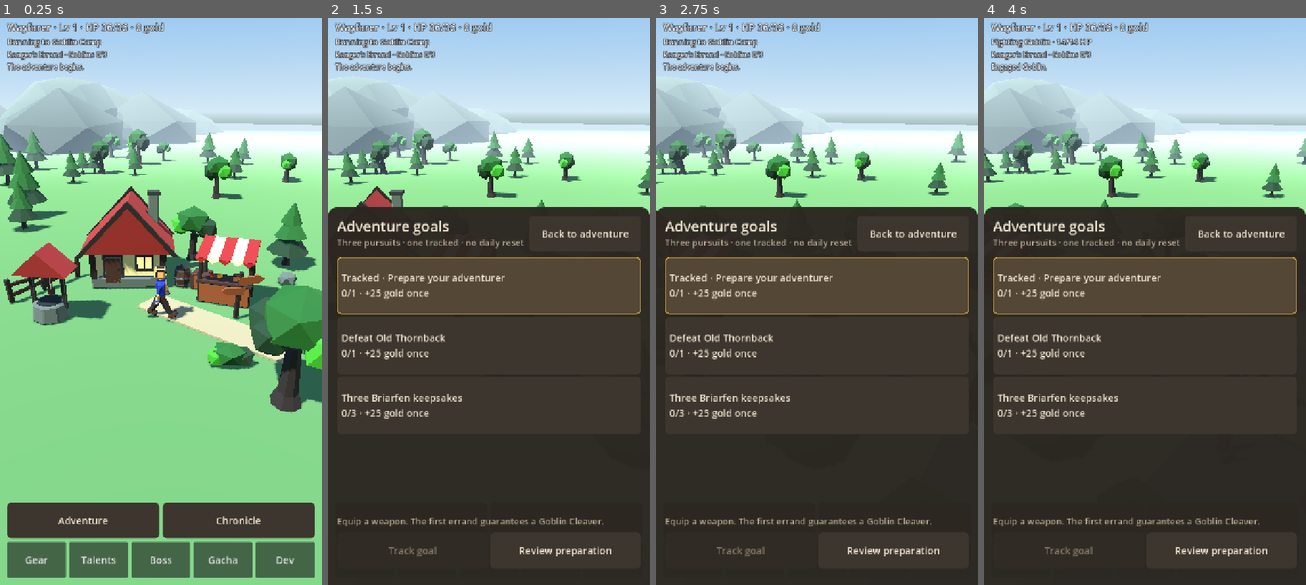
Above: before the commit, frames 1-4 (left to right).
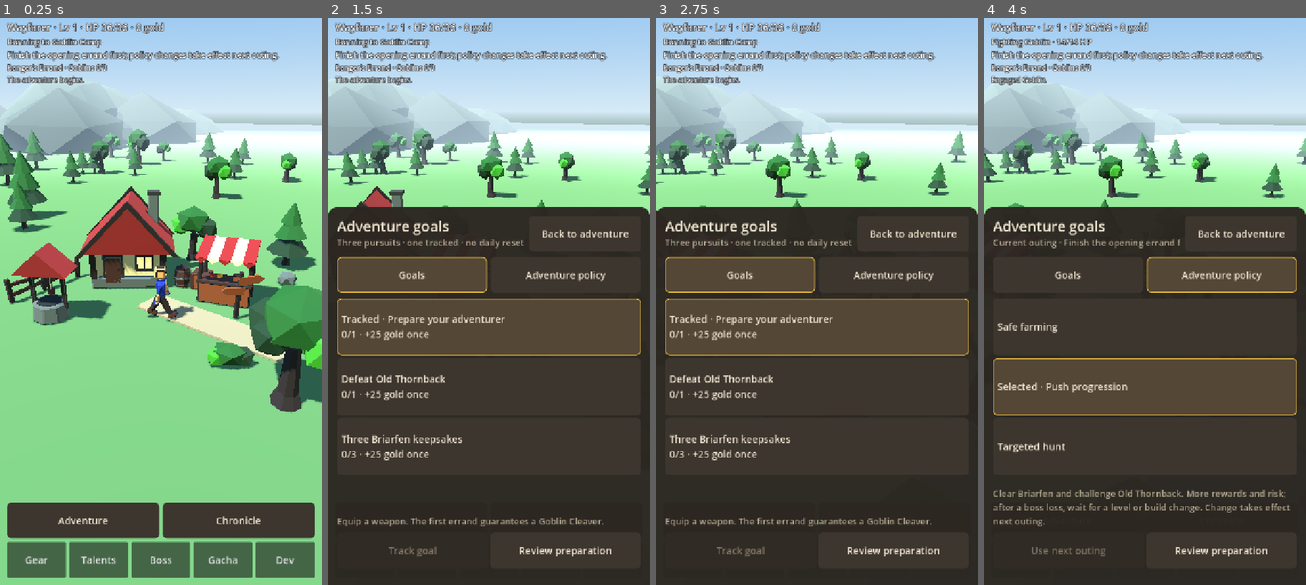
Above: after the commit, the same moments.

Repository: gabebartolo-spec/Idlerpg
Game: Godot game, scene res://main.tscn
Two runs of this game, one before a commit and one after it. Both use one fixed random seed, a clock stepped at 60 frames per second and the inputs below.
Inputs (mouse positions are in pixels of both pictures, inside the frame that each line leads up to):
- Up to frame 1 (0.25 s): no input
- Up to frame 2 (1.5 s): click "Adventure" at 0.5 s; click (411, 273) at 1.25 s, where only the run after the commit has a clickable "Goals"
- Up to frame 3 (2.75 s): click "Adventure" at 2 s
- Up to frame 4 (4 s): click (1222, 273) at 2.75 s, where only the run after the commit has a clickable "Adventure policy"; click (1222, 273) at 3.5 s, where only the run after the commit has a clickable "Adventure policy"

The runs differ from the first frame. In frame 1, 1.6% of the frame differs, in the area x 2-87%, y 5-12%; in frame 2, 6.9%; in frame 3, 6.9%; in frame 4, 8.1%, in the area x 2-98%, y 5-95%.

Commit message:
feat: choose autonomous farming progression and hunt policies

Diff:
--- /dev/null
+++ b/src/data/adventure_policy.gd
@@ -0,0 +1,21 @@
+extends RefCounted
+const DEFAULT := "push"
+const POLICIES := {
+	"safe": {"name": "Safe farming", "description": "Repeat Greenway goblins and wolves. Return after a fight below 40% health; skip Briarfen rewards and bosses.", "threshold": 0.4},
+	"push": {"name": "Push progression", "description": "Clear Briarfen and challenge Old Thornback. More rewards and risk; after a boss loss, wait for a level or build change.", "threshold": 0.0},
+	"hunt": {"name": "Targeted hunt", "description": "Pursue the chosen Boss and hunts item. Briarhook runs skip the boss; Carapace runs challenge it. Return after a fight below 25% health.", "threshold": 0.25}
+}
+static func valid(id: String) -> bool:
+	return POLICIES.has(id)
+static func reason(id: String, target: String, opening: bool) -> String:
+	if opening:
+		return "Finish the opening errand first; policy changes take effect next outing."
+	match id:
+		"safe": return "Greenway farming: avoid the growing Briarfen boss."
+		"hunt":
+			if target == "briarhook":
+				return "Briarlings for Briarhook; return before the boss."
+			if target == "carapace":
+				return "Old Thornback for Carapace; prepare after a loss."
+			return "No hunt selected; farm Greenway until you choose one."
+	return "Briarfen progression; challenge the boss when the build is ready."
--- a/src/main.gd
+++ b/src/main.gd
@@ -840,7 +840,7 @@
 		sim.effective_max_hp(),
 		sim.gold
 	]
-	activity_label.text = sim.current_activity_text()
+	activity_label.text = sim.current_activity_text() + "\n" + sim.policy_reason()
 	quest_label.text = sim.current_quest_text()
 	if talent_button != null:
 		var points: int = sim.talent_points_available()
--- a/src/sim/adventurer_sim.gd
+++ b/src/sim/adventurer_sim.gd
@@ -3,6 +3,7 @@
 
 signal event_emitted(event: Dictionary)
 
+const PolicyScript = preload("res://src/data/adventure_policy.gd")
 const GoalsScript = preload("res://src/state/adventure_goals.gd")
 const ChronicleScript = preload("res://src/state/chronicle.gd")
 
@@ -97,6 +98,10 @@
 var recent_events: Array[String] = []
 var chronicle = ChronicleScript.new()
 var goals = GoalsScript.new()
+var adventure_policy: String = PolicyScript.DEFAULT
+var outing_policy: String = PolicyScript.DEFAULT
+var outing_hunt: String = ""
+var policy_retreat: bool = false
 
 var unlocked_talents: Dictionary = {}
 var hero_attack_count: int = 0
@@ -286,12 +291,26 @@
 		"active_companion": active_companion,
 		"companion_bond_xp": companion_bond_xp.duplicate(true),
 		"chronicle": chronicle.to_save_dict(),
-		"goals": goals.to_save_dict()
+		"goals": goals.to_save_dict(),
+		"adventure_policy": adventure_policy,
+		"outing_policy": outing_policy,
+		"outing_hunt": outing_hunt,
+		"policy_retreat": policy_retreat
 	}
 
 func load_save_dict(data: Dictionary) -> void:
 	chronicle.load_save_dict(data.get("chronicle", {}))
 	goals.load_save_dict(data.get("goals", {}))
+	adventure_policy = str(data.get("adventure_policy", PolicyScript.DEFAULT))
+	if not PolicyScript.valid(adventure_policy):
+		adventure_policy = PolicyScript.DEFAULT
+	outing_policy = str(data.get("outing_policy", adventure_policy))
+	if not PolicyScript.valid(outing_policy):
+		outing_policy = PolicyScript.DEFAULT
+	outing_hunt = str(data.get("outing_hunt", ""))
+	if not HuntCatalogScript.HUNTS.has(outing_hunt):
+		outing_hunt = ""
+	policy_retreat = bool(data.get("policy_retreat", false))
 	hero_position = _vec3_from_save(data.get("hero_position", []), TOWN_POSITION)
 	hero_level = max(1, int(data.get("hero_level", 1)))
 	hero_xp = max(0, int(data.get("hero_xp", 0)))
@@ -392,6 +411,16 @@
 	if not data.has("chronicle"):
 		_seed_legacy_chronicle()
 
+func set_adventure_policy(id: String) -> bool:
+	if not PolicyScript.valid(id):
+		return false
+	adventure_policy = id
+	_emit_event("policy_changed", "%s selected for the next outing." % PolicyScript.POLICIES[id]["name"])
+	return true
+
+func policy_reason() -> String:
+	return PolicyScript.reason(outing_policy, outing_hunt, quest_cycles_completed == 0)
+
 func set_tracked_goal(id: String) -> bool:
 	if not goals.track(id):
 		return false
@@ -857,6 +886,9 @@
 
 func _begin_quest_cycle() -> void:
 	cycle_starts += 1
+	outing_policy = adventure_policy
+	outing_hunt = hunt_target
+	policy_retreat = false
 	last_stand_used = false
 	goblins_killed = 0
 	wolves_killed = 0
@@ -866,7 +898,7 @@
 	quest_stage = 0
 	hero_hp = effective_max_hp()
 
-	if quest_cycles_completed <= 0:
+	if quest_cycles_completed <= 0 or outing_policy == "safe" or (outing_policy == "hunt" and outing_hunt.is_empty()):
 		quest_kind = "rangers_errand"
 		_emit_event("quest_started", "Ranger's Errand started.")
 		_travel_to("goblin_camp", "Goblin Camp", GOBLIN_CAMP_POSITION, false)
@@ -1097,17 +1129,25 @@
 
 func _finish_looting() -> void:
 	enemy_kind = ""
+	# Preparation is chosen between outings; retreat is automatic after an encounter.
+	var threshold: float = PolicyScript.POLICIES[outing_policy]["threshold"]
+	if quest_cycles_completed > 0 and not thornback_killed and threshold > 0.0 and hero_hp < effective_max_hp() * threshold:
+		policy_retreat = true
+		quest_stage = 4
+		_emit_event("policy_retreat", "Health is low; returning to Mossgate under the chosen policy.")
+		_travel_to("town", "Mossgate", TOWN_POSITION, true)
+		return
 
 	if quest_kind == "briarfen":
 		if quest_stage == 1:
 			if briarlings_killed < 4:
 				_start_fight("briarling")
-			elif will_challenge_boss():
+			elif will_challenge_boss() and not (outing_policy == "hunt" and outing_hunt == "briarhook"):
 				quest_stage = 2
 				_travel_to("thornback_lair", "Old Thornback's Hollow", THORNBACK_POSITION, false)
 			else:
 				quest_stage = 4
-				_emit_event("boss_skipped", "%s is still too strong. Heading home to prepare." % BossCatalogScript.NAME)
+				_emit_event("boss_skipped", "Briarhook outing complete; heading home." if outing_policy == "hunt" and outing_hunt == "briarhook" else "%s is still too strong. Heading home to prepare." % BossCatalogScript.NAME)
 				_travel_to("town", "Mossgate", TOWN_POSITION, true)
 			return
 
@@ -1135,6 +1175,12 @@
 			_travel_to("town", "Mossgate", TOWN_POSITION, true)
 
 func _complete_quest() -> void:
+	if policy_retreat:
+		hero_hp = effective_max_hp()
+		activity = "resting"
+		activity_timer = REST_TIME
+		_emit_event("policy_recovered", "Resting after an early return. Loot kept; no unfinished quest reward.")
+		return
 	var completed_quest := quest_kind
 	var gold_reward := 20
 	var xp_reward := 20
--- a/src/state/persistence.gd
+++ b/src/state/persistence.gd
@@ -6,7 +6,7 @@
 # These saves are for single-player continuity. They are files on the player's device and
 # a device clock, so nothing here can be trusted as online or competitive state.
 
-const SAVE_VERSION := 5
+const SAVE_VERSION := 6
 const DEFAULT_PATH := "user://idle_rpg_save.json"
 const MAX_OFFLINE_SECONDS := 7 * 24 * 60 * 60
 
@@ -179,6 +179,9 @@
 	if version == 4:
 		# Version 5 adds permanent goals; old completed criteria seed without rewards.
 		version = 5
+	if version == 5:
+		# Version 6 preserves the selected and current-outing policies.
+		version = 6
 	data["version"] = version
 	return data
 
--- a/src/ui/adventure_screen.gd
+++ b/src/ui/adventure_screen.gd
@@ -2,6 +2,9 @@
 
 signal route_requested(route: String)
 signal changed
+const Policy = preload("res://src/data/adventure_policy.gd")
+var mode: String = "goals"
+var tabs := {}
 var sim: Node
 var list: Control
 var selected: String = "prepare"
@@ -14,6 +17,11 @@
 func setup(sim_node: Node) -> void:
 	sim = sim_node
 	var column := build_sheet("Adventure goals")
+	tabs = add_tabs(column, [["goals", "Goals"], ["policies", "Adventure policy"]], func(id: String) -> void:
+		mode = id
+		selected = "prepare" if id == "goals" else sim.adventure_policy
+		list.scroll_to(0.0)
+		refresh())
 	list = add_list(column)
 	list.row_tapped.connect(func(row: Control) -> void:
 		selected = str(row.get_meta("key"))
@@ -26,13 +34,14 @@
 	track_button = Style.button("Track goal", true)
 	track_button.size_flags_horizontal = Control.SIZE_EXPAND_FILL
 	track_button.pressed.connect(func() -> void:
-		if sim.set_tracked_goal(selected):
+		var success: bool = sim.set_tracked_goal(selected) if mode == "goals" else sim.set_adventure_policy(selected)
+		if success:
 			refresh()
 			changed.emit())
 	actions.add_child(track_button)
 	review_button = Style.button("Review preparation")
 	review_button.size_flags_horizontal = Control.SIZE_EXPAND_FILL
-	review_button.pressed.connect(func() -> void: route_requested.emit(str(cards[selected]["route"])))
+	review_button.pressed.connect(func() -> void: route_requested.emit("boss" if mode == "policies" else str(cards[selected]["route"])))
 	actions.add_child(review_button)
 	refresh()
 
@@ -40,6 +49,20 @@
 	clear_list(list)
 	rows.clear()
 	cards.clear()
+	mark_tabs(tabs, mode)
+	track_button.text = "Track goal" if mode == "goals" else "Use next outing"
+	if mode == "policies":
+		subtitle_label.text = "Current outing · " + sim.policy_reason()
+		for id in Policy.POLICIES:
+			cards[id] = Policy.POLICIES[id]
+			var row := make_row(id, 128.0)
+			rows[id] = row
+			var words := Style.label(("Selected · " if sim.adventure_policy == id else "") + str(Policy.POLICIES[id]["name"]), 22)
+			words.autowrap_mode = TextServer.AUTOWRAP_WORD_SMART
+			row.add_child(words)
+			list.content.add_child(row)
+		refresh_detail()
+		return
 	subtitle_label.text = "Three pursuits · one tracked · no daily reset"
 	for card in sim.goals.cards(sim):
 		var id := str(card["id"])
@@ -58,5 +81,9 @@
 	if not cards.has(selected):
 		selected = sim.goals.tracked
 	restyle_rows(rows, selected)
-	detail.text = str(cards[selected]["clue"])
-	track_button.disabled = sim.goals.tracked == selected
+	if mode == "policies":
+		detail.text = str(cards[selected]["description"]) + " Change takes effect next outing."
+		track_button.disabled = sim.adventure_policy == selected
+	else:
+		detail.text = str(cards[selected]["clue"])
+		track_button.disabled = sim.goals.tracked == selected
--- /dev/null
+++ b/tests/test_policies.gd
@@ -0,0 +1,60 @@
+extends SceneTree
+const Sim = preload("res://src/sim/adventurer_sim.gd")
+var failures := 0
+func _init() -> void:
+	call_deferred("run")
+func check(ok: bool, message: String) -> void:
+	if not ok:
+		failures += 1
+		push_error(message)
+	else:
+		print("PASS: ", message)
+func hero(policy: String) -> Node:
+	var sim := Sim.new()
+	root.add_child(sim)
+	sim.drop_seed = 194
+	sim.quest_cycles_completed = 1
+	sim.set_adventure_policy(policy)
+	sim._begin_quest_cycle()
+	return sim
+func run() -> void:
+	for policy in ["safe", "push", "hunt"]:
+		var sim := hero(policy)
+		var start: Dictionary = sim.to_save_dict()
+		var offline := hero(policy)
+		offline.load_save_dict(start)
+		sim.simulate_elapsed(1800.0)
+		offline.simulate_offline(1800.0)
+		check(sim.to_save_dict() == offline.to_save_dict(), "%s policy has identical watched/offline outcomes" % policy)
+		check(sim.quest_cycles_completed > 1, "%s policy continues making progress" % policy)
+		if policy == "safe":
+			check(sim.thornback_rank == 0 and not sim.inventory.has("Briar Sap"), "safe farming trades boss loot for lower-risk Greenway encounters")
+		if policy == "push":
+			check(sim.thornback_rank > 0 and sim.deaths > 0, "push progression attempts stronger bosses and carries measurable risk")
+	var hunted := hero("hunt")
+	hunted.set_hunt_target("briarhook")
+	hunted._begin_quest_cycle()
+	var boundary: int = hunted.cycle_starts
+	while hunted.cycle_starts == boundary:
+		hunted.advance(0.1)
+	check(hunted.thornback_rank == 0 and int(hunted.inventory.get("Briar Sap", 0)) == 4, "Briarhook outing hunts Briarlings without challenging the boss")
+	var changing := hero("push")
+	changing.set_adventure_policy("safe")
+	check(changing.outing_policy == "push" and changing.adventure_policy == "safe", "policy changes preserve current encounter and apply next outing")
+	changing._begin_quest_cycle()
+	check(changing.quest_kind == "rangers_errand", "next outing honors the selected safe policy")
+	changing.activity = "looting"
+	changing.hero_hp = 1
+	changing._finish_looting()
+	check(changing.policy_retreat and changing.destination_id == "town", "low-health farming automatically returns instead of taking another fight")
+	var gold: int = changing.gold
+	var quests: int = changing.quest_cycles_completed
+	changing._complete_quest()
+	check(changing.gold == gold and changing.quest_cycles_completed == quests and changing.activity == "resting", "retreat keeps loot without an unfinished quest reward")
+	var invalid: Dictionary = changing.to_save_dict()
+	invalid["adventure_policy"] = "unknown"
+	invalid["outing_policy"] = "unknown"
+	changing.load_save_dict(invalid)
+	check(changing.adventure_policy == "push" and changing.outing_policy == "push" and not changing.set_adventure_policy("unknown"), "invalid policies recover safely and cannot be selected")
+	print("Policy tests complete: %d failure(s)" % failures)
+	quit(failures)
Not shown, changed: docs/RESEARCH_BACKLOG.md
Not shown, changed: scripts/run_tests.sh
